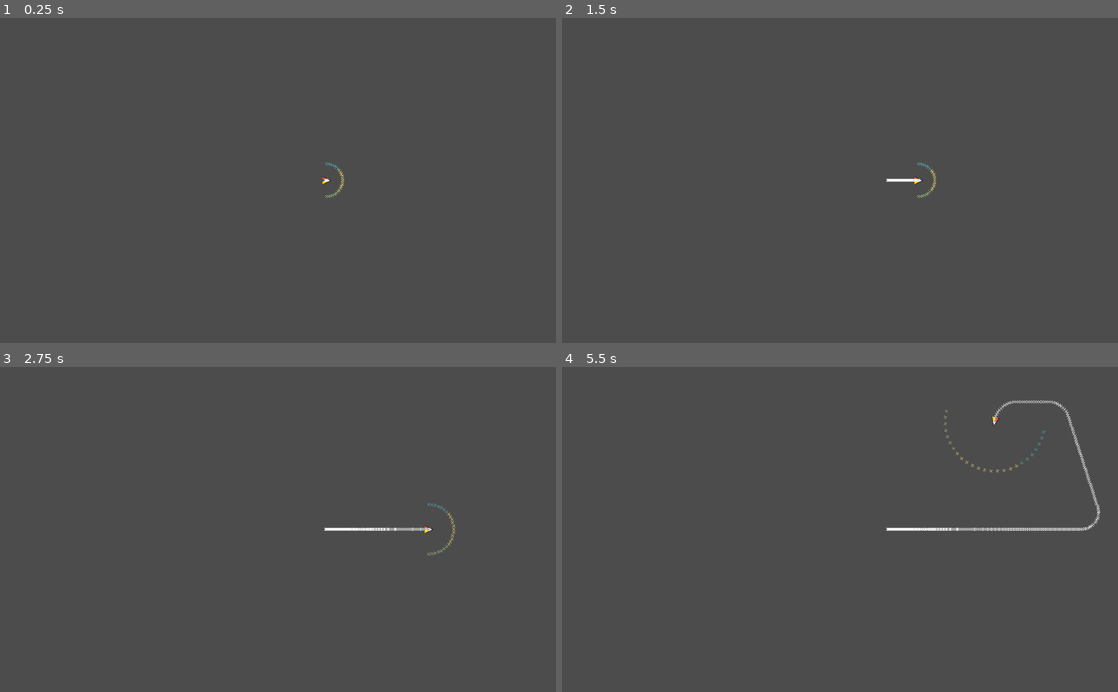
Above: before the commit, frames 1-4 (two rows, left to right).
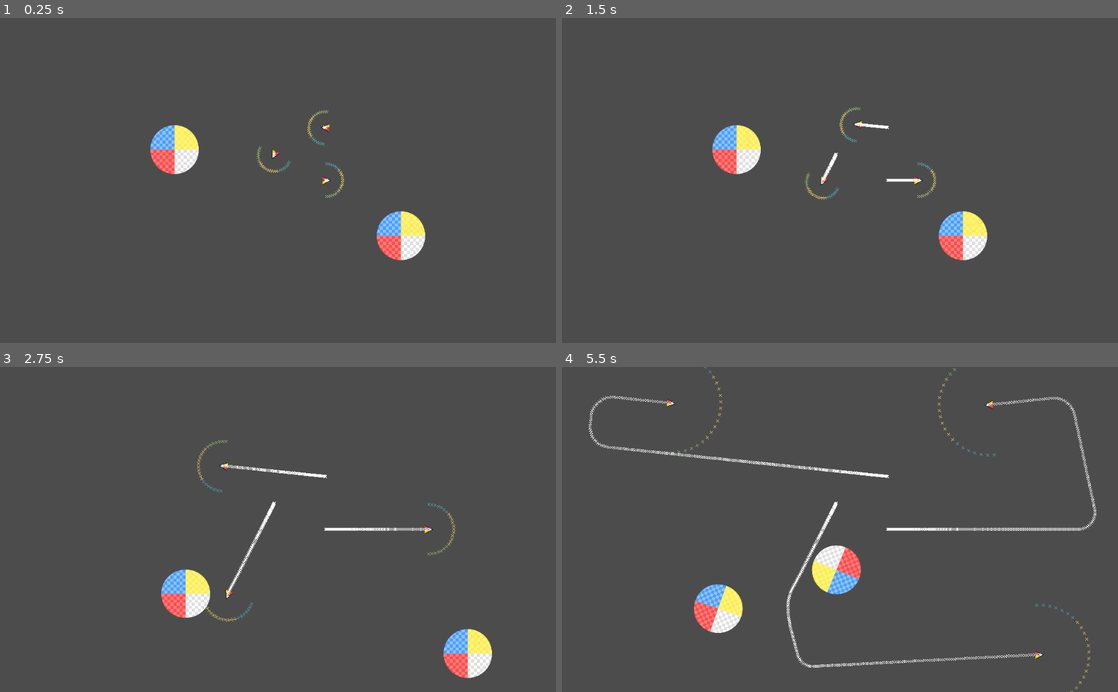
Above: after the commit, the same moments.

Repository: CluckeyMcCormick/fictional-guacamole
Game: Godot game, scene res://scenes/proto/BoidSpace.tscn
The game is run twice, just before and just after one commit, with the same random seed, the same clock (stepped at 60 frames per second) and the same inputs.
Inputs:
- Up to frame 1 (0.25 s): no input
- Up to frame 2 (1.5 s): hold S (scroll_down) 0.53-1.28 s; tap A (scroll_left) at 1.35 s
- Up to frame 3 (2.75 s): hold D (scroll_right) from 2.03 s (still down)
- Up to frame 4 (5.5 s): release D (scroll_right) at 2.78 s; tap W (scroll_up) at 2.85 s; hold S (scroll_down) 3.53-4.28 s; tap A (scroll_left) at 4.35 s; hold D (scroll_right) from 5.03 s (still down)

The runs differ from the first frame. In frame 1, 2.3% of the frame differs, in the area x 27-77%, y 28-75%; in frame 2, 2.4%; in frame 3, 2.7%; in frame 4, 4.1%, in the area x 4-97%, y 0-100%.

Commit message:
Put the Boids through more rigorous testing
I decided to try pushing the Boids through more rigorous testing - so
I added more boids and a new class of bouncing balls to test the boids
against randomly moving objects.

And, ooh boy, they did poorly. My current favorite behavior is when
the boids attempt to avoid each other and do a mathematically perfect
ballet kamikaze.

It seems that my pathing algorithm was really only good at avoiding
static objects - I'll have to adjust it to compensate for the
colliding objects and their vectors. This is gonna be hard...

Diff:
--- a/FicGuac/scenes/proto/BoidSpace.tscn
+++ b/FicGuac/scenes/proto/BoidSpace.tscn
@@ -1,14 +1,8 @@
-[gd_scene load_steps=9 format=2]
+[gd_scene load_steps=8 format=2]
 
 [ext_resource path="res://scenes/proto/BoidSpace.gd" type="Script" id=1]
 [ext_resource path="res://scenes/proto/Boid_Micro.tscn" type="PackedScene" id=2]
-
-[sub_resource type="CircleShape2D" id=1]
-radius = 128.5
-
-[sub_resource type="CapsuleShape2D" id=2]
-radius = 41.46
-height = 155.32
+[ext_resource path="res://scenes/proto/BounceBall.tscn" type="PackedScene" id=3]
 
 [sub_resource type="RectangleShape2D" id=3]
 extents = Vector2( 512, 10 )
@@ -30,20 +24,19 @@
 show_cast_points = true
 show_boid_path = true
 
-[node name="Obstacles" type="StaticBody2D" parent="."]
-editor/display_folded = true
-position = Vector2( 512, 0 )
+[node name="Boid_Micro2" parent="." instance=ExtResource( 2 )]
+position = Vector2( 600, 202.57 )
+rotation = -3.03687
+show_cast_points = true
+show_boid_path = true
 
-[node name="ObCircle" type="CollisionShape2D" parent="Obstacles"]
-position = Vector2( -169.993, 521.803 )
-shape = SubResource( 1 )
-
-[node name="ObCapsule" type="CollisionShape2D" parent="Obstacles"]
-position = Vector2( 199.557, 121.212 )
-shape = SubResource( 2 )
+[node name="Boid_Micro3" parent="." instance=ExtResource( 2 )]
+position = Vector2( 505.68, 251.91 )
+rotation = 2.04204
+show_cast_points = true
+show_boid_path = true
 
 [node name="CollideBox" type="StaticBody2D" parent="."]
-editor/display_folded = true
 
 [node name="cbTop" type="CollisionShape2D" parent="CollideBox"]
 position = Vector2( 512, 0 )
@@ -60,3 +53,9 @@
 [node name="cbBottom" type="CollisionShape2D" parent="CollideBox"]
 position = Vector2( 512, 600 )
 shape = SubResource( 6 )
+
+[node name="BounceBall" parent="." instance=ExtResource( 3 )]
+position = Vector2( 321.667, 243.092 )
+
+[node name="BounceBall2" parent="." instance=ExtResource( 3 )]
+position = Vector2( 738.457, 401.972 )
--- /dev/null
+++ b/FicGuac/scenes/proto/BounceBall.gd
@@ -0,0 +1,18 @@
+extends RigidBody2D
+
+# Declare member variables here. Examples:
+# var a = 2
+# var b = "text"
+
+# Called when the node enters the scene tree for the first time.
+func _ready():
+    $ImpulseTimer.start()
+
+func _on_ImpulseTimer_timeout():
+    # Calculate a random direction for the impulse to come from
+    randomize()
+    var rand_phi = randf() * (2 * PI)
+    # Apply an impulse (in that random direction) to the center
+    apply_impulse(Vector2.ZERO, Vector2(250, 0).rotated(rand_phi))
+    # Restart the timer
+    $ImpulseTimer.start()
--- /dev/null
+++ b/FicGuac/scenes/proto/BounceBall.tscn
@@ -0,0 +1,28 @@
+[gd_scene load_steps=5 format=2]
+
+[ext_resource path="res://scenes/proto/BounceBall.gd" type="Script" id=1]
+[ext_resource path="res://assets/circle.png" type="Texture" id=2]
+
+[sub_resource type="PhysicsMaterial" id=2]
+bounce = 5.0
+
+[sub_resource type="CircleShape2D" id=1]
+radius = 45.0
+
+[node name="BounceBall" type="RigidBody2D"]
+physics_material_override = SubResource( 2 )
+gravity_scale = 0.0
+contacts_reported = 1
+contact_monitor = true
+script = ExtResource( 1 )
+
+[node name="BallSprite" type="Sprite" parent="."]
+scale = Vector2( 0.35, 0.35 )
+texture = ExtResource( 2 )
+
+[node name="FlatSphere" type="CollisionShape2D" parent="."]
+shape = SubResource( 1 )
+
+[node name="ImpulseTimer" type="Timer" parent="."]
+wait_time = 2.0
+[connection signal="timeout" from="ImpulseTimer" to="." method="_on_ImpulseTimer_timeout"]
